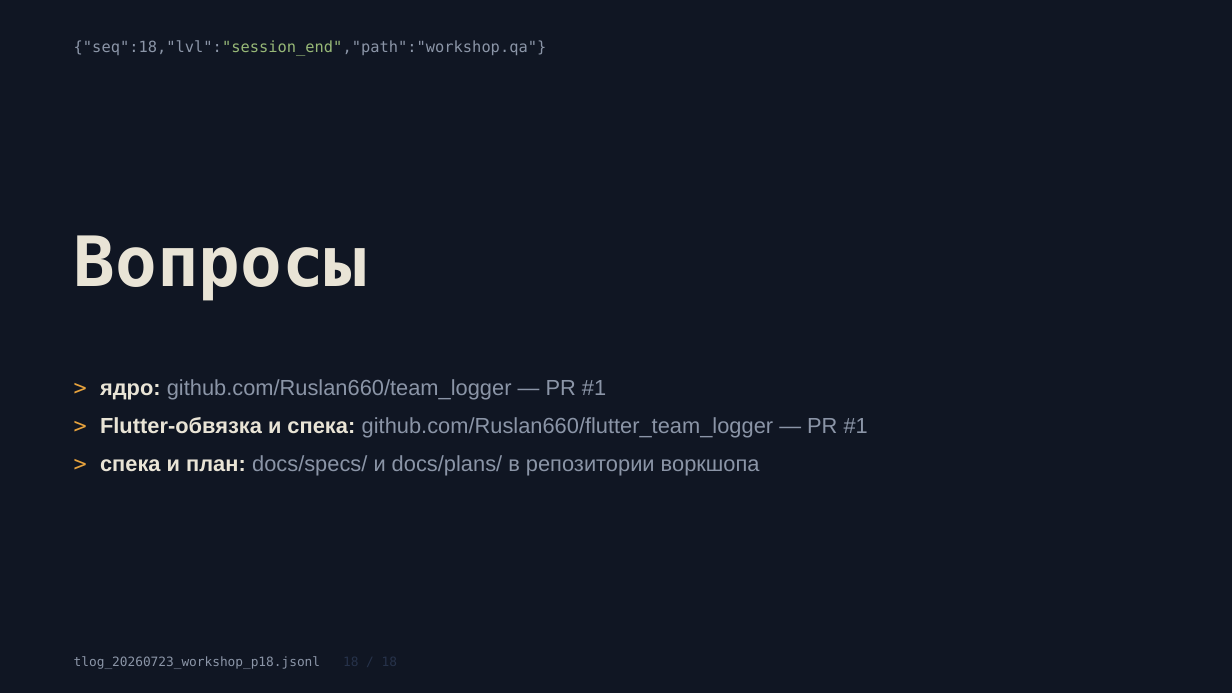
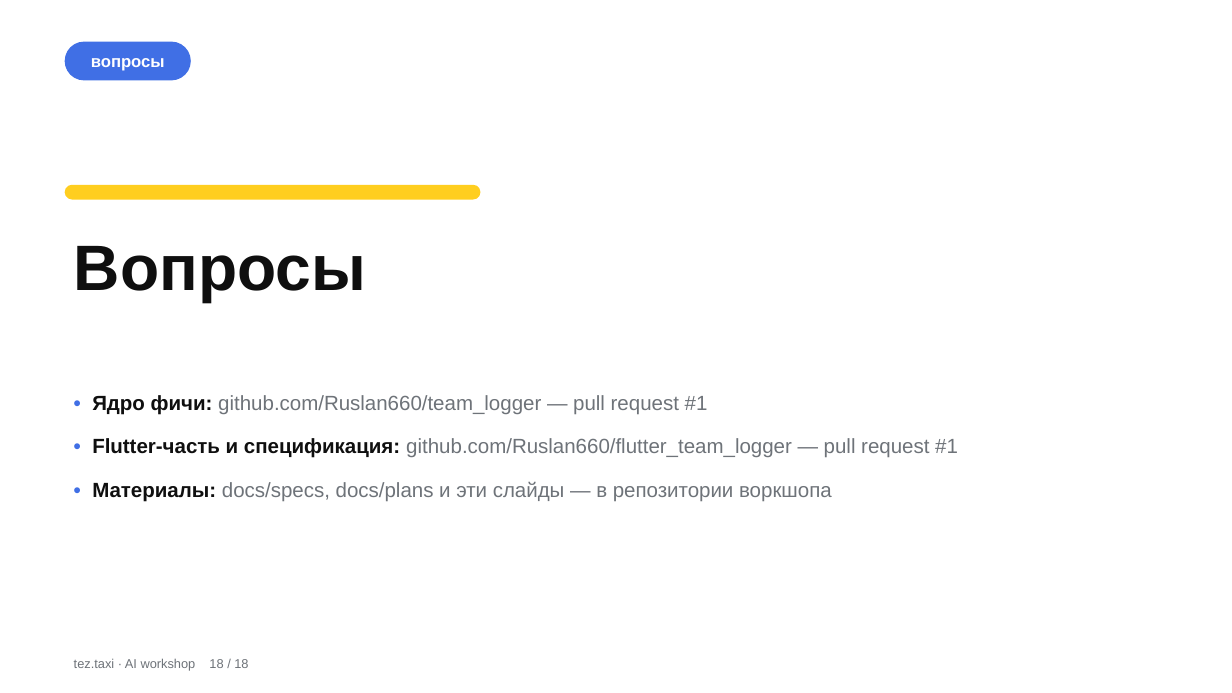
Before and after one commit to Ruslan660/flutter_team_logger, a slide deck: slide 18 of docs/slides/ai-workshop.pptx. Drawn at 1232x693 pixels with LibreOffice and Linux fonts; fonts in the diff are those of the drawing. Boxes give left, top, right and bottom in pixels: in the first picture for what was removed or moved away, otherwise in the second. Text is boxed around its words. In the diff, an @@ line names an element or a change of style, - is before the commit and + after.

Commit message:
docs(workshop): redo deck in Tez Taxi app style for a broader technical audience
- Darb palette (light surfaces, brand-accent blue, attention yellow),
  app-like cards and section pills
- plain language, no developer slang; QA-relevant examples
- dedicated slides for rtk, superpowers, codex and the SDD approach
- only repo-versioned skills are mentioned

```diff
--- a/docs/slides/ai-workshop.pptx
+++ b/docs/slides/ai-workshop.pptx
@@ background #101623 to #FFFFFF @@
@@ rounded rectangle added at (65,42,190,80), fill #406FE5, 13 pt, text #FFFFFF, bold @@
+вопросы
@@ text removed at (74,40,547,56) @@
-{"seq":18,"lvl":"session_end","path":"workshop.qa"}
@@ rounded rectangle added at (65,185,481,200), fill #FFCE1F @@
@@ text "Вопросы": place and size @@
-text "Вопросы" at (74,235,366,301)
+text "Вопросы" at (74,246,366,302)
@@ text "Вопросы" at (74,246,366,302): size 54 to 50 pt, font DejaVu Sans Mono to Arial, text colour #E9E4D6 to #0F0F0F @@
@@ text at (92,395,958,502): text changed; size 17 to 16 pt; text colour #8B95A7 to #6E7379 @@
-> ядро: github.com/Ruslan660/team_logger — PR #1
-> Flutter-обвязка и спека: github.com/Ruslan660/flutter_team_logger — PR #1
-> спека и план: docs/specs/ и docs/plans/ в репозитории воркшопа
+• Ядро фичи: github.com/Ruslan660/team_logger — pull request #1
+• Flutter-часть и спецификация: github.com/Ruslan660/flutter_team_logger — pull request #1
+• Материалы: docs/specs, docs/plans и эти слайды — в репозитории воркшопа
@@ text at (74,658,248,671): text changed; font DejaVu Sans Mono to Arial; text colour #8B95A7 to #6E7379 @@
-tlog_20260723_workshop_p18.jsonl 18 / 18
+tez.taxi · AI workshop 18 / 18
```
Also in this commit, not shown: 2 other slides changed, 15 slides added, 15 slides removed, 1 other file.
